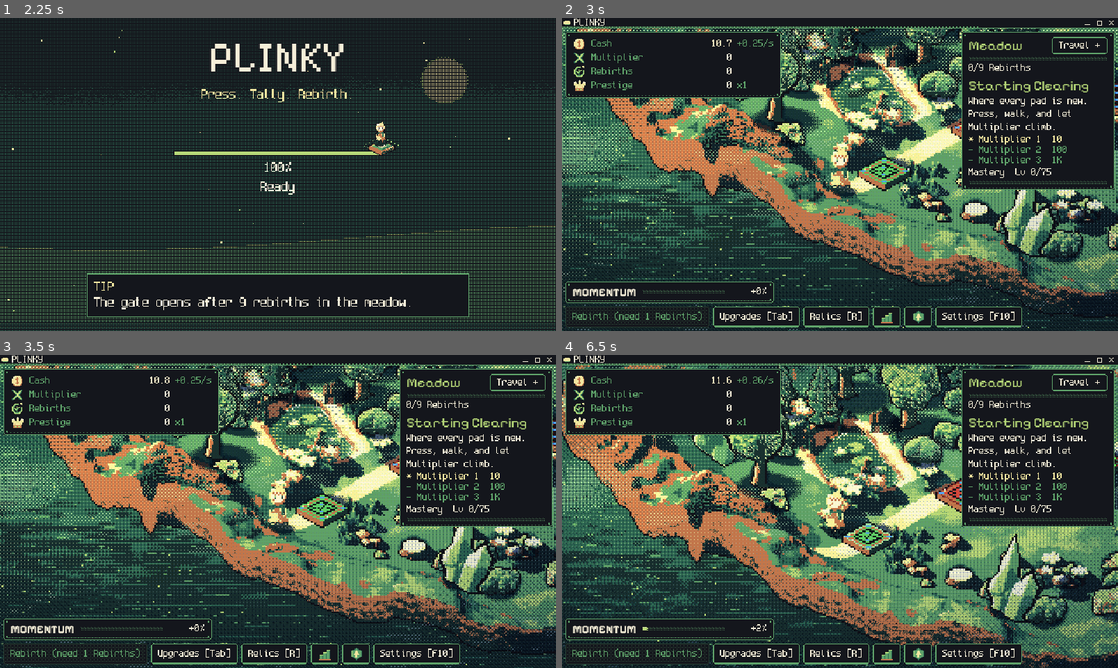
Above: before the commit, frames 1-4 (two rows, left to right).
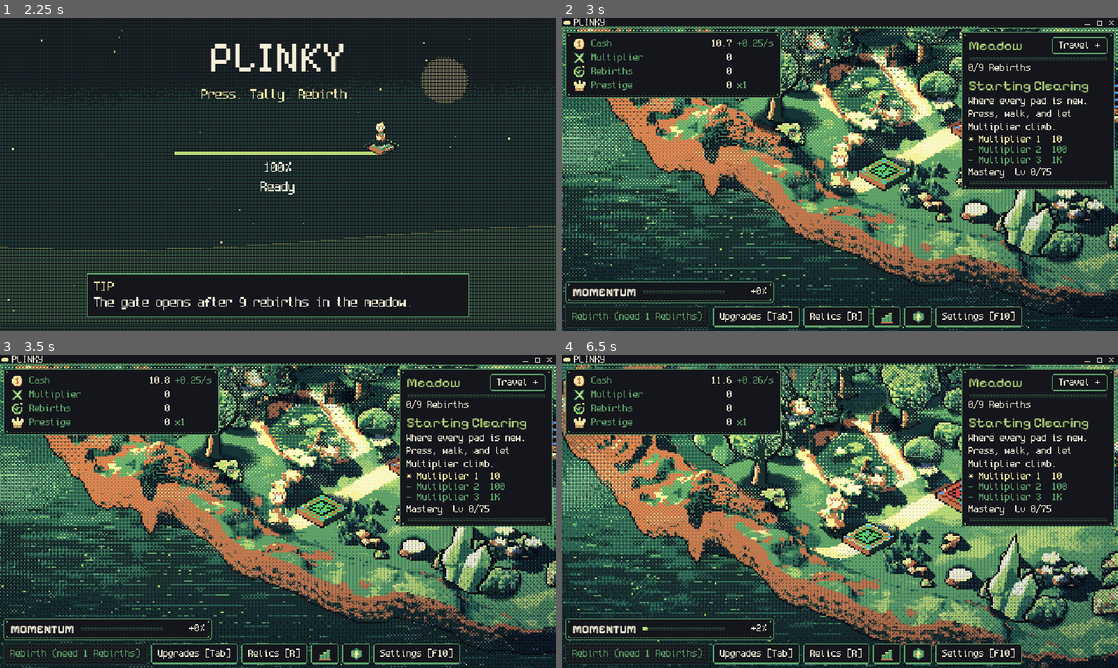
Above: after the commit, the same moments.

Repository: FreezingShock/Plinky
Game: Godot game, scene res://boot/boot.tscn
Two runs of this game, one before a commit and one after it. Both use one fixed random seed, a clock stepped at 60 frames per second and the inputs below.
Inputs (mouse positions are in pixels of both pictures, inside the frame that each line leads up to):
- Up to frame 1 (2.25 s): tap Enter (ui_accept) at 0.5, 0.77, 1.07 s; move the mouse to (400, 158) at 0.52 s; hold D 0.53-1.25 s; tap Space at 0.6 s; click (400, 158) at 0.67 s; drag from (166, 190) to (250, 237) at 1.27 s; move the mouse to (333, 105) at 2.02 s; hold D from 2.03 s (still down); tap 2 at 2.1 s
- Up to frame 2 (3 s): release D at 2.75 s; click "Skip tips" at 2.75 s
- Up to frame 3 (3.5 s): no input
- Up to frame 4 (6.5 s): drag from (812, 574) to (673, 464) at 3.52 s; move the mouse to (1006, 558) at 4.27 s; hold A (plinky_left) 4.28-5 s; tap 1 at 4.35 s; tap Enter (ui_accept) at 4.52, 4.82 s; drag from (673, 464) to (756, 433) at 5.02 s; move the mouse to (867, 511) at 5.77 s; hold Escape (plinky_back) from 5.78 s (still down); tap 3 at 5.85 s; click (867, 511) at 5.92 s

Frame 1 is identical in both runs. In frame 2, less than 0.1% of the frame differs, in the area x 0-100%, y 3-100%; in frame 3, 1.0%; in frame 4, 1.8%.

Commit message:
Calendar core, save v3, sky daylight fraction (WIP)

Diff:
--- /dev/null
+++ b/content/config/calendar.tres
@@ -0,0 +1,32 @@
+[gd_resource type="Resource" script_class="CalendarConfig" load_steps=2 format=3]
+
+[ext_resource type="Script" path="res://data/calendar_config.gd" id="1"]
+
+[resource]
+script = ExtResource("1")
+days_per_month = 5
+months_per_season = 2
+start_elapsed_days = 0.3
+blend_days = 1.0
+season_ids = PackedStringArray("spring", "summer", "autumn", "winter")
+season_names = PackedStringArray("Bloomtide", "Sunreach", "Amberfall", "Hushfrost")
+season_blurbs = PackedStringArray("Petals on the wind. The meadow wakes.", "Long gold days and deep green.", "The leaves turn and the mist rolls in.", "Snow settles. Everything goes quiet.")
+month_names = PackedStringArray("Thawmoon", "Petalmoon", "Highmoon", "Goldmoon", "Harvestmoon", "Leafmoon", "Frostmoon", "Deepmoon")
+season_colors = PackedColorArray(0.95, 0.62, 0.74, 1, 0.97, 0.85, 0.35, 1, 0.9, 0.5, 0.18, 1, 0.65, 0.85, 1, 1)
+ground_col = PackedColorArray(0.5, 0.85, 0.42, 1, 0.26, 0.6, 0.2, 1, 0.78, 0.52, 0.18, 1, 0.55, 0.68, 0.62, 1)
+ground_col2 = PackedColorArray(0.62, 0.9, 0.5, 1, 0.2, 0.52, 0.28, 1, 0.7, 0.36, 0.14, 1, 0.45, 0.58, 0.58, 1)
+ground_amt = PackedFloat32Array(0.3, 0.22, 0.6, 0.3)
+prop_col = PackedColorArray(0.95, 0.6, 0.72, 1, 0.24, 0.56, 0.18, 1, 0.92, 0.46, 0.12, 1, 0.2, 0.44, 0.4, 1)
+prop_col2 = PackedColorArray(0.98, 0.82, 0.86, 1, 0.34, 0.64, 0.2, 1, 0.78, 0.2, 0.12, 1, 0.14, 0.34, 0.34, 1)
+prop_amt = PackedFloat32Array(0.32, 0.25, 0.85, 0.45)
+ground_snow = PackedFloat32Array(0, 0, 0, 0.72)
+prop_snow = PackedFloat32Array(0, 0, 0, 0.75)
+grade_tint = PackedColorArray(1.02, 1, 1.03, 1, 1.07, 1.03, 0.92, 1, 1.08, 0.94, 0.8, 1, 0.84, 0.94, 1.1, 1)
+haze_col = PackedColorArray(0.82, 0.9, 0.88, 1, 0.76, 0.88, 0.66, 1, 0.96, 0.74, 0.48, 1, 0.82, 0.9, 1, 1)
+haze_mix = PackedFloat32Array(0.3, 0.3, 0.45, 0.5)
+fog_mult = PackedFloat32Array(1.1, 0.7, 1.3, 1.6)
+particle_counts = PackedInt32Array(90, 50, 110, 260)
+petal_colors = PackedColorArray(0.96, 0.66, 0.78, 1, 0.99, 0.85, 0.9, 1, 0.96, 0.94, 0.85, 1)
+snow_speed = 22.0
+leaf_speed = 17.0
+petal_speed = 14.0
--- a/content/config/sky.tres
+++ b/content/config/sky.tres
@@ -20,7 +20,8 @@
 
 [resource]
 script = ExtResource("1")
-day_seconds = 720.0
+day_seconds = 300.0
+daylight_fraction = 0.6
 start_phase = 0.4
 night_strength = 0.8
 dusk_strength = 0.4
--- a/core/event_bus.gd
+++ b/core/event_bus.gd
@@ -24,3 +24,8 @@
 signal game_loaded()
 signal game_saved()
 signal onboarding_complete()  # the tutorial meadow's gate just opened; the main meadow can take over from here
+# Calendar (core/game_calendar.gd). Indices are 0-based within the year; season 0 spring, 1 summer, 2 autumn, 3 winter.
+signal day_changed(day_of_year: int)
+signal month_changed(month_index: int)
+signal season_changed(season_index: int)
+signal year_changed(year: int)
--- /dev/null
+++ b/core/game_calendar.gd
@@ -0,0 +1,212 @@
+class_name GameCalendar
+extends RefCounted
+## The in-game calendar: a pure function of `elapsed_days` (days since Day 1 00:00, saved). A year is
+## days_per_month * months_per_season * 4 days, 40 by default. Real time in, calendar time out; one in-game day
+## is `day_seconds` real seconds (content/config/sky.tres). No nodes. GameState forwards the signals to EventBus.
+##
+## API for UI and world code:
+##   now()                    a Dictionary snapshot, see below
+##   season_weights()         4 floats that sum to 1 (crossfade at season edges), for looks that must not pop
+##   seconds_to_next_season() real seconds
+## now() keys: year, day (of month, 1-based), day_of_year (1-based), month (0..7), month_name, season (0..3),
+##   season_id, season_name, hour, minute, clock_text ("07:12"), day_fraction (0 midnight .. 1), is_day,
+##   elapsed_days, days_left_in_season.
+
+signal day_changed(day_of_year: int)       # 0-based
+signal month_changed(month_index: int)     # 0-based, within the year
+signal season_changed(season_index: int)
+signal year_changed(year: int)
+
+const SEASONS: int = 4
+
+var config: CalendarConfig
+var day_seconds: float = 300.0
+var elapsed_days: float = 0.3
+## Daylight share of a day. Only used for is_day; the sky owns the real curve.
+var daylight_fraction: float = 0.6
+
+var _day: int = 0
+var _month: int = 0
+var _season: int = 0
+var _year: int = 1
+
+
+func _init(p_config: CalendarConfig = null, p_day_seconds: float = 300.0) -> void:
+	config = p_config if p_config != null else CalendarConfig.new()
+	day_seconds = maxf(p_day_seconds, 1.0)
+	reset()
+
+
+func reset() -> void:
+	elapsed_days = config.start_elapsed_days
+	_sync_marks()
+
+
+func days_per_season() -> int:
+	return maxi(config.days_per_month, 1) * maxi(config.months_per_season, 1)
+
+
+func days_per_year() -> int:
+	return days_per_season() * SEASONS
+
+
+## Real seconds -> calendar time. Emits a signal for every boundary crossed, once each (a long jump emits once).
+func advance(real_seconds: float) -> void:
+	if real_seconds <= 0.0:
+		return
+	elapsed_days += real_seconds / day_seconds
+	_emit_changes()
+
+
+## Jump forward by whole or fractional days (dev console, tests).
+func skip_days(days: float) -> void:
+	if days <= 0.0:
+		return
+	elapsed_days += days
+	_emit_changes()
+
+
+## Jump to the start (06:00) of the given season, same year or the next one (dev console).
+func jump_to_season(season_index: int) -> void:
+	var s: int = clampi(season_index, 0, SEASONS - 1)
+	var year_start: float = floorf(elapsed_days / float(days_per_year())) * float(days_per_year())
+	var target: float = year_start + float(s * days_per_season()) + 0.25
+	if target < elapsed_days:
+		target += float(days_per_year())
+	elapsed_days = target
+	_emit_changes()
+
+
+func day_index() -> int:
+	return int(floorf(elapsed_days))
+
+
+func day_of_year() -> int:
+	return posmod(day_index(), days_per_year())
+
+
+func month_of_year() -> int:
+	return day_of_year() / maxi(config.days_per_month, 1)
+
+
+func season_index() -> int:
+	return clampi(month_of_year() / maxi(config.months_per_season, 1), 0, SEASONS - 1)
+
+
+func year() -> int:
+	return day_index() / days_per_year() + 1
+
+
+## 0 midnight .. 1.
+func day_fraction() -> float:
+	return fposmod(elapsed_days, 1.0)
+
+
+func now() -> Dictionary:
+	var f: float = day_fraction()
+	var minutes_total: int = int(floorf(f * 1440.0))
+	var hour: int = minutes_total / 60
+	var minute: int = minutes_total % 60
+	var doy: int = day_of_year()
+	var dpm: int = maxi(config.days_per_month, 1)
+	var mo: int = month_of_year()
+	var se: int = season_index()
+	var sunrise: float = (1.0 - daylight_fraction) * 0.5
+	return {
+		"year": year(),
+		"day": doy % dpm + 1,
+		"day_of_year": doy + 1,
+		"days_in_month": dpm,
+		"month": mo,
+		"month_name": _pick(config.month_names, mo, "Month %d" % (mo + 1)),
+		"season": se,
+		"season_id": StringName(_pick(config.season_ids, se, "season%d" % se)),
+		"season_name": _pick(config.season_names, se, "Season %d" % (se + 1)),
+		"season_blurb": _pick(config.season_blurbs, se, ""),
+		"hour": hour,
+		"minute": minute,
+		"clock_text": "%02d:%02d" % [hour, minute],
+		"day_fraction": f,
+		"is_day": f >= sunrise and f < sunrise + daylight_fraction,
+		"elapsed_days": elapsed_days,
+		"days_left_in_season": float(days_per_season()) - fposmod(elapsed_days, float(days_per_season())),
+	}
+
+
+func season_name(i: int) -> String:
+	return _pick(config.season_names, i, "Season %d" % (i + 1))
+
+
+func season_color(i: int) -> Color:
+	if i >= 0 and i < config.season_colors.size():
+		return config.season_colors[i]
+	return Color.WHITE
+
+
+## How much of each season is showing. Sums to 1. A smoothstep crossfade over blend_days around each boundary.
+func season_weights() -> Array[float]:
+	var w: Array[float] = [0.0, 0.0, 0.0, 0.0]
+	var len: float = float(days_per_season())
+	var pos: float = fposmod(elapsed_days, float(days_per_year()))
+	var i: int = clampi(int(floorf(pos / len)), 0, SEASONS - 1)
+	var local: float = pos - float(i) * len
+	var half: float = clampf(config.blend_days, 0.0, len) * 0.5
+	w[i] = 1.0
+	if half > 0.0 and local < half:
+		var t: float = smoothstep(0.0, 1.0, 0.5 + local / (half * 2.0))
+		w[i] = t
+		w[posmod(i - 1, SEASONS)] = 1.0 - t
+	elif half > 0.0 and local > len - half:
+		var t2: float = smoothstep(0.0, 1.0, (local - (len - half)) / (half * 2.0))
+		w[i] = 1.0 - t2
+		w[(i + 1) % SEASONS] = t2
+	return w
+
+
+func seconds_to_next_season() -> float:
+	return (float(days_per_season()) - fposmod(elapsed_days, float(days_per_season()))) * day_seconds
+
+
+func to_dict() -> Dictionary:
+	return {"elapsed_days": elapsed_days}
+
+
+## Missing or bad data keeps the new-game start. No signals: a load is not a day passing.
+func from_dict(d: Variant) -> void:
+	reset()
+	if d is Dictionary and (d as Dictionary).has("elapsed_days"):
+		var v: float = float((d as Dictionary)["elapsed_days"])
+		if is_finite(v) and v >= 0.0:
+			elapsed_days = v
+	_sync_marks()
+
+
+func _sync_marks() -> void:
+	_day = day_of_year()
+	_month = month_of_year()
+	_season = season_index()
+	_year = year()
+
+
+func _emit_changes() -> void:
+	var d: int = day_of_year()
+	var mo: int = month_of_year()
+	var se: int = season_index()
+	var y: int = year()
+	var any: bool = d != _day or y != _year
+	_day = d
+	if mo != _month or y != _year:
+		_month = mo
+		month_changed.emit(mo)
+	if se != _season or y != _year:
+		_season = se
+		season_changed.emit(se)
+	if y != _year:
+		_year = y
+		year_changed.emit(y)
+	if any:
+		day_changed.emit(d)
+
+
+static func _pick(a: PackedStringArray, i: int, fallback: String) -> String:
+	return a[i] if i >= 0 and i < a.size() else fallback
--- a/core/game_state.gd
+++ b/core/game_state.gd
@@ -35,6 +35,10 @@
 	sim.critter_spawned.connect(func() -> void: bus.critter_spawned.emit())
 	sim.heat_hot_changed.connect(func(h: bool) -> void: bus.heat_hot_changed.emit(h))
 	sim.critter_gone.connect(func() -> void: bus.critter_gone.emit())
+	sim.calendar.day_changed.connect(func(d: int) -> void: bus.day_changed.emit(d))
+	sim.calendar.month_changed.connect(func(m: int) -> void: bus.month_changed.emit(m))
+	sim.calendar.season_changed.connect(func(s: int) -> void: bus.season_changed.emit(s))
+	sim.calendar.year_changed.connect(func(y: int) -> void: bus.year_changed.emit(y))
 	sim.offline_gained.connect(func(s: float, g: Dictionary) -> void: bus.offline_gained.emit(s, g))
 
 
--- a/core/save_codec.gd
+++ b/core/save_codec.gd
@@ -2,7 +2,7 @@
 extends RefCounted
 ## Pure save encode/decode, migration, and file IO with .bak fallback. Never throws.
 
-const CURRENT_VERSION: int = 2
+const CURRENT_VERSION: int = 3
 
 
 static func encode(sim: Sim, now_unix: float) -> String:
@@ -35,6 +35,11 @@
 			if d.get("game") is Dictionary and not (d["game"] as Dictionary).has("mastery"):
 				(d["game"] as Dictionary)["mastery"] = {}
 			d["version"] = 2
+		2:
+			# v3 adds the calendar. Older saves start on the first morning of Bloomtide, Year 1.
+			if d.get("game") is Dictionary and not (d["game"] as Dictionary).has("calendar"):
+				(d["game"] as Dictionary)["calendar"] = {}
+			d["version"] = 3
 		_:
 			d["version"] = int(d["version"]) + 1
 	return d
--- a/core/sim.gd
+++ b/core/sim.gd
@@ -32,6 +32,8 @@
 var relics: RelicInventory
 ## Pad XP and levels. Replaced by ContentLoader with the content's config.
 var mastery: Mastery = Mastery.new()
+## The in-game calendar (core/game_calendar.gd). Ticks with the sim, saved with it, set up by ContentLoader.
+var calendar: GameCalendar = GameCalendar.new()
 
 # State
 var stats: Dictionary = {}           # StringName -> BigNum
@@ -119,6 +121,7 @@
 	rebirth_count = 0
 	relic_drops = 0
 	mastery.clear()
+	calendar.reset()
 	ui_flags = {}
 	momentum = 0.0
 	heat = 0.0
@@ -462,6 +465,7 @@
 ## Advance the simulation by dt seconds of passive income. Presses are separate (try_press).
 func step(dt: float) -> void:
 	play_seconds += dt
+	calendar.advance(dt)
 	momentum = maxf(0.0, momentum - config.momentum_decay_per_second * dt)
 	if heat > 0.0:
 		var zd: ZoneDef = current_zone()
@@ -598,6 +602,7 @@
 	var secs: float = clampf(seconds, 0.0, offline_cap_seconds())
 	if secs <= 0.0:
 		return 0.0
+	calendar.advance(secs)   # the world keeps turning while you are away
 	var gains: Dictionary = {}
 	var sb: BigNum = BigNum.from_float(secs)
 	for s: StatDef in stat_defs.values():
@@ -662,6 +667,7 @@
 		"ui_flags": ui_flags.duplicate(true),
 		"relics": relics.to_dict(),
 		"mastery": mastery.to_dict(),
+		"calendar": calendar.to_dict(),
 	}
 
 
@@ -707,5 +713,6 @@
 		relics.from_dict(rd)
 	relics.set_rebirths(rebirth_count)
 	mastery.from_dict(d.get("mastery", {}), button_defs)
+	calendar.from_dict(d.get("calendar", {}))
 	_dirty.clear()
 	return true
--- a/core/sky_model.gd
+++ b/core/sky_model.gd
@@ -18,11 +18,39 @@
 var wind_rain_boost: float = 0.3
 var gust_period_a: float = 23.0
 var gust_period_b: float = 37.0
+## Share of the day the sun is up (sunrise to sunset). 0.5 is the plain cosine; 0.6 gives 3 min of day and 2 of night
+## on a 5 minute day. The clock runs linearly (midnight 0, noon 0.5); only the sun's phase is stretched to fit.
+var daylight_fraction: float = 0.5
 
 
 ## Position in the day, 0..1.
 func phase(t: float) -> float:
-	return fposmod(start_phase + t / maxf(day_seconds, 1.0), 1.0)
+	if absf(daylight_fraction - 0.5) < 0.0001:
+		return fposmod(start_phase + t / maxf(day_seconds, 1.0), 1.0)
+	return phase_of_clock(fposmod(clock_of_phase(start_phase) + t / maxf(day_seconds, 1.0), 1.0))
+
+
+## Sun phase for a linear clock fraction (0 midnight, 0.5 noon). Sunrise sits at (1 - daylight) / 2 on the clock.
+func phase_of_clock(c: float) -> float:
+	var d: float = clampf(daylight_fraction, 0.2, 0.8)
+	var rise: float = (1.0 - d) * 0.5
+	var set_c: float = rise + d
+	if c >= rise and c < set_c:
+		return 0.25 + (c - rise) / d * 0.5
+	var n: float = (c - set_c) if c >= set_c else (c + 1.0 - set_c)    # clock time since sunset
+	return fposmod(0.75 + n / (1.0 - d) * 0.5, 1.0)
+
+
+## Inverse of phase_of_clock.
+func clock_of_phase(p: float) -> float:
+	var d: float = clampf(daylight_fraction, 0.2, 0.8)
+	var rise: float = (1.0 - d) * 0.5
+	var set_c: float = rise + d
+	var pp: float = fposmod(p, 1.0)
+	if pp >= 0.25 and pp < 0.75:
+		return rise + (pp - 0.25) / 0.5 * d
+	var n: float = (pp - 0.75) if pp >= 0.75 else (pp + 0.25)    # phase since sunset
+	return fposmod(set_c + n / 0.5 * (1.0 - d), 1.0)
 
 
 ## Sun height from phase: -1 at midnight, +1 at noon.
--- /dev/null
+++ b/data/calendar_config.gd
@@ -0,0 +1,46 @@
+class_name CalendarConfig
+extends Resource
+## Calendar and season look. Single file: content/config/calendar.tres. Real seconds per in-game day live in
+## content/config/sky.tres (day_seconds), so there is one clock. Arrays are indexed by season: 0 spring,
+## 1 summer, 2 autumn, 3 winter. These are look and pacing values, not economy numbers.
+
+@export var days_per_month: int = 5
+@export var months_per_season: int = 2
+## Where a new game starts, in days since Day 1 00:00. 0.3 is 07:12 on the first morning.
+@export var start_elapsed_days: float = 0.3
+## Seasons crossfade over this many days, centred on each boundary (half before, half after).
+@export var blend_days: float = 1.0
+
+@export var season_ids: PackedStringArray = PackedStringArray(["spring", "summer", "autumn", "winter"])
+@export var season_names: PackedStringArray = PackedStringArray(["Bloomtide", "Sunreach", "Amberfall", "Hushfrost"])
+@export var season_blurbs: PackedStringArray = PackedStringArray([])
+## Two per season, in order.
+@export var month_names: PackedStringArray = PackedStringArray([])
+## Accent colour of each season, for the clock and the arrival banner.
+@export var season_colors: PackedColorArray = PackedColorArray()
+
+# ---- outdoor look: recolour amounts are dithered per texel, so a blend is a slow scatter, never a pop
+## Ground grass: target colour, a second scattered tone, and how much of the green is recoloured (0..1).
+@export var ground_col: PackedColorArray = PackedColorArray()
+@export var ground_col2: PackedColorArray = PackedColorArray()
+@export var ground_amt: PackedFloat32Array = PackedFloat32Array()
+## Tree and bush foliage.
+@export var prop_col: PackedColorArray = PackedColorArray()
+@export var prop_col2: PackedColorArray = PackedColorArray()
+@export var prop_amt: PackedFloat32Array = PackedFloat32Array()
+## Snow cover, 0..1, on the ground and on props.
+@export var ground_snow: PackedFloat32Array = PackedFloat32Array()
+@export var prop_snow: PackedFloat32Array = PackedFloat32Array()
+## Multiplied into the sky grade tint, and the colour and share the haze moves toward.
+@export var grade_tint: PackedColorArray = PackedColorArray()
+@export var haze_col: PackedColorArray = PackedColorArray()
+@export var haze_mix: PackedFloat32Array = PackedFloat32Array()
+## Scales ground fog and mist.
+@export var fog_mult: PackedFloat32Array = PackedFloat32Array()
+## Particles drawn at full season weight over the sky box: petals, pollen, leaves, snow.
+@export var particle_counts: PackedInt32Array = PackedInt32Array([90, 50, 110, 260])
+@export var petal_colors: PackedColorArray = PackedColorArray()
+## Snow fall speed in texels per second, and the leaf fall speed.
+@export var snow_speed: float = 22.0
+@export var leaf_speed: float = 17.0
+@export var petal_speed: float = 14.0
--- a/data/content_loader.gd
+++ b/data/content_loader.gd
@@ -16,6 +16,13 @@
 	sim.area_defs = _collect(root.path_join("areas"), "AreaDef")
 	var mcfg: MasteryConfig = load(root.path_join("config/mastery.tres")) as MasteryConfig
 	sim.mastery = Mastery.new(mcfg)
+	var ccfg: CalendarConfig = load(root.path_join("config/calendar.tres")) as CalendarConfig
+	var scfg: SkyConfig = load(root.path_join("config/sky.tres")) as SkyConfig
+	if ccfg == null or scfg == null:
+		push_error("ContentLoader: missing config/calendar.tres or config/sky.tres")
+		return false
+	sim.calendar = GameCalendar.new(ccfg, scfg.day_seconds)
+	sim.calendar.daylight_fraction = scfg.daylight_fraction
 	var rcfg: RelicConfig = load(root.path_join("relics/_config.tres")) as RelicConfig
 	if rcfg == null:
 		push_error("ContentLoader: missing relics/_config.tres")
--- a/data/sky_config.gd
+++ b/data/sky_config.gd
@@ -5,6 +5,8 @@
 
 ## Real seconds for one full day (midnight to midnight).
 @export var day_seconds: float = 720.0
+## Share of the day the sun is up. 0.5 is an even split; 0.6 is three minutes of day and two of night on a five minute day.
+@export var daylight_fraction: float = 0.5
 ## Where in the day a new session starts: 0 midnight, 0.25 sunrise, 0.5 noon, 0.75 sunset.
 @export var start_phase: float = 0.32
 ## How dark midnight gets, 0..1. Density of the dithered shade layer, so 1.0 would shade every texel.
--- a/world/sky_cycle.gd
+++ b/world/sky_cycle.gd
@@ -187,6 +187,7 @@
 func _apply_config() -> void:
 	model.day_seconds = _config.day_seconds
 	model.start_phase = _config.start_phase
+	model.daylight_fraction = _config.daylight_fraction
 	model.night_strength = _config.night_strength
 	model.dusk_strength = _config.dusk_strength
 	model.rain_period_a = _config.rain_period_a
Not shown, added: core/mastery.gd.uid
Not shown, added: core/stat_index.gd.uid
Not shown, added: data/area_def.gd.uid
Not shown, added: data/mastery_config.gd.uid
Not shown, added: render/shaders/ground_fog.gdshader.uid
Not shown, added: render/shaders/ground_light.gdshader.uid
Not shown, added: render/shaders/light_grade.gdshader.uid
Not shown, added: tests/test_index_panel.gd.uid
Not shown, added: tests/test_mastery.gd.uid
Not shown, added: tests/test_pad_plate.gd.uid
Not shown, added: tests/test_stat_index.gd.uid
Not shown, added: tests/test_tooltips.gd.uid
(and 10 more such lines)
